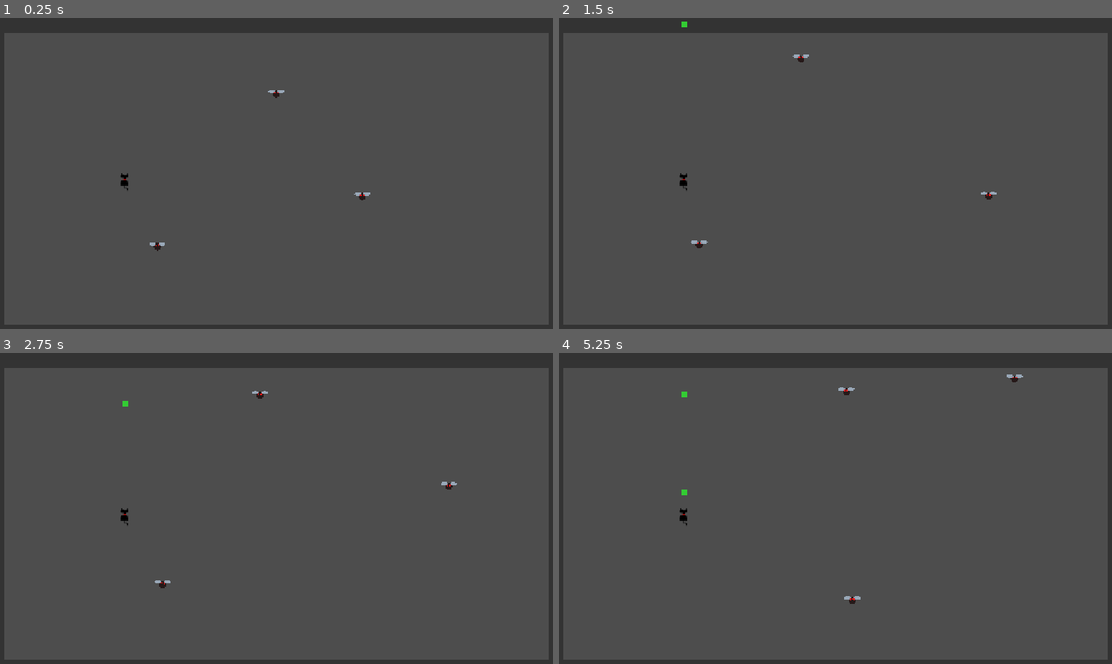
Above: before the commit, frames 1-4 (two rows, left to right).
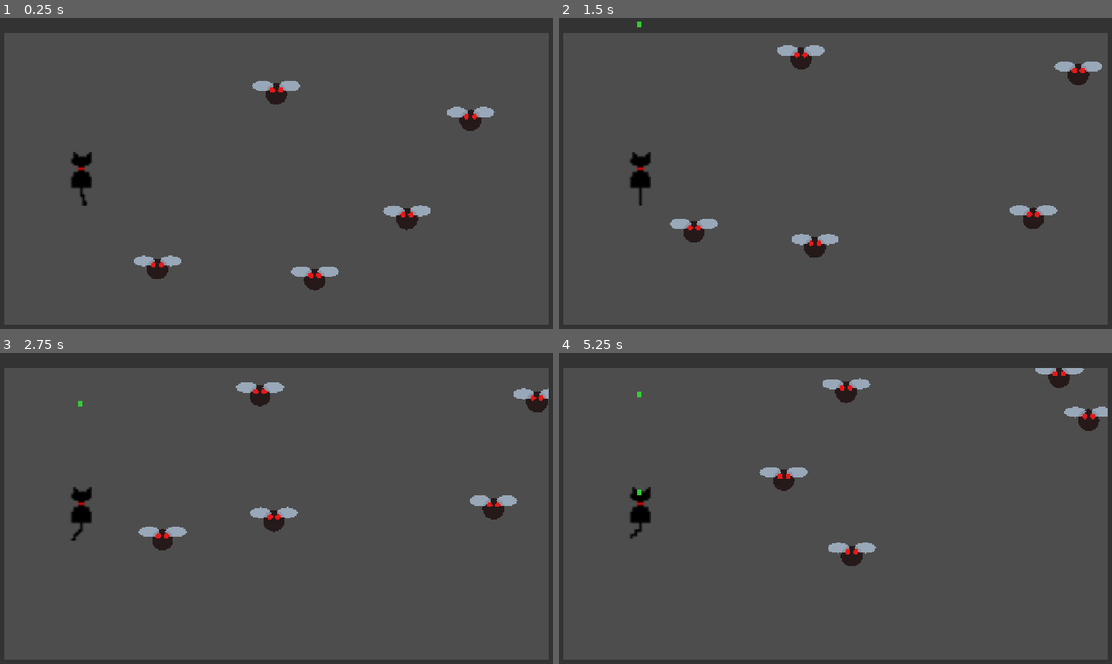
Above: after the commit, the same moments.

Repository: christophertrev/cat-game
Game: Godot game, scene res://scenes/level_test.tscn
The game is run twice, just before and just after one commit, with the same random seed, the same clock (stepped at 60 frames per second) and the same inputs.
Inputs:
- Up to frame 1 (0.25 s): no input
- Up to frame 2 (1.5 s): tap Enter (p2_action) at 0.5, 0.8, 1.35 s; tap Space (p1_action) at 0.6 s
- Up to frame 3 (2.75 s): tap Space (p1_action) at 1.55, 2.1 s; tap Enter (p2_action) at 2.3 s
- Up to frame 4 (5.25 s): tap Enter (p2_action) at 2.85, 3.8, 4.35 s; tap Space (p1_action) at 3.05, 3.6, 4.55, 5.1 s

The runs differ from the first frame. In frame 1, 2.4% of the frame differs, in the area x 12-90%, y 20-88%; in frame 2, 2.4%, in the area x 12-99%, y 1-78%; in frame 3, 2.4%; in frame 4, 2.4%.

Commit message:
working cat lvl

Diff:
--- a/scenes/fly.tscn
+++ b/scenes/fly.tscn
@@ -6,6 +6,7 @@
 radius = 24.0
 
 [node name="Fly" type="Area2D"]
+scale = Vector2(3.0, 3.0)
 script = ExtResource("1")
 
 [node name="CollisionShape2D" type="CollisionShape2D" parent="."]
--- a/scenes/level_test.tscn
+++ b/scenes/level_test.tscn
@@ -20,16 +20,22 @@
 script = ExtResource("3")
 
 [node name="Player" parent="." instance=ExtResource("1")]
-position = Vector2(300, 360)
+position = Vector2(200, 360)
 
 [node name="Fly1" parent="." instance=ExtResource("2")]
 position = Vector2(640, 200)
 
 [node name="Fly2" parent="." instance=ExtResource("2")]
-position = Vector2(800, 400)
+position = Vector2(900, 450)
 
 [node name="Fly3" parent="." instance=ExtResource("2")]
-position = Vector2(400, 500)
+position = Vector2(400, 550)
+
+[node name="Fly4" parent="." instance=ExtResource("2")]
+position = Vector2(1050, 250)
+
+[node name="Fly5" parent="." instance=ExtResource("2")]
+position = Vector2(750, 600)
 
 [node name="WallTop" type="StaticBody2D" parent="."]
 position = Vector2(640, 16)
--- a/scenes/player.tscn
+++ b/scenes/player.tscn
@@ -2,9 +2,109 @@
 
 [ext_resource type="Script" uid="uid://bksbva5s1icvt" path="res://scripts/player.gd" id="1"]
 [ext_resource type="Texture2D" uid="uid://cbxm7roa8q3ng" path="res://assets/New Piskel.png" id="2_g2els"]
+[ext_resource type="Texture2D" uid="uid://bc42ibd2d0by4" path="res://assets/zuko-animation.png" id="3_qhqgy"]
 
 [sub_resource type="CircleShape2D" id="1"]
-radius = 16.0
+radius = 28.0
+
+[sub_resource type="AtlasTexture" id="AtlasTexture_dqkch"]
+atlas = ExtResource("3_qhqgy")
+region = Rect2(0, 0, 32, 32)
+
+[sub_resource type="AtlasTexture" id="AtlasTexture_qlg0r"]
+atlas = ExtResource("3_qhqgy")
+region = Rect2(32, 0, 32, 32)
+
+[sub_resource type="AtlasTexture" id="AtlasTexture_tuyoq"]
+atlas = ExtResource("3_qhqgy")
+region = Rect2(64, 0, 32, 32)
+
+[sub_resource type="AtlasTexture" id="AtlasTexture_fjrip"]
+atlas = ExtResource("3_qhqgy")
+region = Rect2(96, 0, 32, 32)
+
+[sub_resource type="AtlasTexture" id="AtlasTexture_smehm"]
+atlas = ExtResource("3_qhqgy")
+region = Rect2(0, 32, 32, 32)
+
+[sub_resource type="AtlasTexture" id="AtlasTexture_ur7pv"]
+atlas = ExtResource("3_qhqgy")
+region = Rect2(32, 32, 32, 32)
+
+[sub_resource type="AtlasTexture" id="AtlasTexture_y4r1p"]
+atlas = ExtResource("3_qhqgy")
+region = Rect2(64, 32, 32, 32)
+
+[sub_resource type="AtlasTexture" id="AtlasTexture_d2wvv"]
+atlas = ExtResource("3_qhqgy")
+region = Rect2(96, 32, 32, 32)
+
+[sub_resource type="AtlasTexture" id="AtlasTexture_3v2ag"]
+atlas = ExtResource("3_qhqgy")
+region = Rect2(0, 64, 32, 32)
+
+[sub_resource type="AtlasTexture" id="AtlasTexture_jej6c"]
+atlas = ExtResource("3_qhqgy")
+region = Rect2(32, 64, 32, 32)
+
+[sub_resource type="AtlasTexture" id="AtlasTexture_f1ej7"]
+atlas = ExtResource("3_qhqgy")
+region = Rect2(64, 64, 32, 32)
+
+[sub_resource type="AtlasTexture" id="AtlasTexture_oprun"]
+atlas = ExtResource("3_qhqgy")
+region = Rect2(96, 64, 32, 32)
+
+[sub_resource type="AtlasTexture" id="AtlasTexture_a8ls1"]
+atlas = ExtResource("3_qhqgy")
+region = Rect2(0, 96, 32, 32)
+
+[sub_resource type="SpriteFrames" id="SpriteFrames_qfm1y"]
+animations = [{
+"frames": [{
+"duration": 1.0,
+"texture": SubResource("AtlasTexture_dqkch")
+}, {
+"duration": 1.0,
+"texture": SubResource("AtlasTexture_qlg0r")
+}, {
+"duration": 1.0,
+"texture": SubResource("AtlasTexture_tuyoq")
+}, {
+"duration": 1.0,
+"texture": SubResource("AtlasTexture_fjrip")
+}, {
+"duration": 1.0,
+"texture": SubResource("AtlasTexture_smehm")
+}, {
+"duration": 1.0,
+"texture": SubResource("AtlasTexture_ur7pv")
+}, {
+"duration": 1.0,
+"texture": SubResource("AtlasTexture_y4r1p")
+}, {
+"duration": 1.0,
+"texture": SubResource("AtlasTexture_d2wvv")
+}, {
+"duration": 1.0,
+"texture": SubResource("AtlasTexture_3v2ag")
+}, {
+"duration": 1.0,
+"texture": SubResource("AtlasTexture_jej6c")
+}, {
+"duration": 1.0,
+"texture": SubResource("AtlasTexture_f1ej7")
+}, {
+"duration": 1.0,
+"texture": SubResource("AtlasTexture_oprun")
+}, {
+"duration": 1.0,
+"texture": SubResource("AtlasTexture_a8ls1")
+}],
+"loop": true,
+"name": &"default",
+"speed": 11.0
+}]
 
 [node name="Player" type="CharacterBody2D" unique_id=1207697465]
 script = ExtResource("1")
@@ -13,6 +113,12 @@
 shape = SubResource("1")
 
 [node name="Sprite2D" type="Sprite2D" parent="." unique_id=1722974775]
+visible = false
 position = Vector2(-2.0000024, 8)
 scale = Vector2(1.875, 1.6564416)
 texture = ExtResource("2_g2els")
+
+[node name="AnimatedSprite2D" type="AnimatedSprite2D" parent="." unique_id=2122485981]
+scale = Vector2(5.0, 5.0)
+sprite_frames = SubResource("SpriteFrames_qfm1y")
+frame_progress = 0.16094762
--- a/scripts/fly.gd
+++ b/scripts/fly.gd
@@ -69,6 +69,14 @@
 		# Break free — resume buzzing
 		state = State.BUZZING
 		_pick_new_direction()
+		return
+
+	# Check if any cat is close enough to eat the fly
+	for cat in get_tree().get_nodes_in_group("cats"):
+		var dist: float = global_position.distance_to(cat.global_position)
+		if dist < 60.0:
+			die()
+			return
 
 func _pick_new_direction() -> void:
 	var angle = randf() * TAU
@@ -91,12 +99,7 @@
 		die()
 
 func die() -> void:
-	var level = get_parent()
-	if level.has_method("fly_died"):
-		queue_free()
-		level.fly_died()
-	else:
-		queue_free()
+	queue_free()
 
 func _draw() -> void:
 	var body_color := Color(0.15, 0.1, 0.1)
--- a/scripts/level.gd
+++ b/scripts/level.gd
@@ -2,21 +2,29 @@
 
 @onready var win_screen: CanvasLayer = $WinScreen
 
+var game_over: bool = false
+
 func _ready() -> void:
 	win_screen.hide()
-	check_flies()
 
-func fly_died() -> void:
-	check_flies()
+func _process(_delta: float) -> void:
+	if game_over:
+		# Allow restart with Enter or Space when win screen is showing
+		if Input.is_action_just_pressed("p1_action") or Input.is_action_just_pressed("p2_action"):
+			restart()
+		return
 
-func check_flies() -> void:
-	# Count remaining flies in the scene
 	var flies = get_tree().get_nodes_in_group("flies")
 	if flies.size() == 0:
-		show_win_screen()
-
-func show_win_screen() -> void:
-	win_screen.show()
+		game_over = true
+		win_screen.show()
+		# Release mouse focus so the button is clickable
+		Input.mouse_mode = Input.MOUSE_MODE_VISIBLE
 
 func _on_restart_pressed() -> void:
+	restart()
+
+func restart() -> void:
+	game_over = false
+	Input.mouse_mode = Input.MOUSE_MODE_VISIBLE
 	get_tree().reload_current_scene()
--- a/scripts/player.gd
+++ b/scripts/player.gd
@@ -1,19 +1,19 @@
 extends CharacterBody2D
 
 @export var player_id: int = 1
-@export var body_color: Color = Color(0.1, 0.1, 0.1)  # black cat
 
 const SPEED: float = 200.0
 const SHOOT_COOLDOWN: float = 0.3
 
 var facing: Vector2 = Vector2.UP
 var shoot_timer: float = 0.0
-@onready var sprite: Sprite2D = $Sprite2D
 
+@onready var anim: AnimatedSprite2D = $AnimatedSprite2D
 @onready var projectile_scene: PackedScene = preload("res://scenes/projectile.tscn")
 
 func _ready() -> void:
 	add_to_group("cats")
+	anim.play("default")
 
 func _physics_process(delta: float) -> void:
 	shoot_timer -= delta
@@ -27,10 +27,8 @@
 	move_and_slide()
 
 	if direction != Vector2.ZERO:
-		var old_facing = facing
 		facing = direction
-		if facing != old_facing:
-			sprite.rotation = facing.angle() + (PI/2)
+		anim.rotation = facing.angle() + (PI / 2)
 
 	if Input.is_action_just_pressed("p%d_action" % player_id) and shoot_timer <= 0.0:
 		shoot()
@@ -41,80 +39,3 @@
 	projectile.direction = facing
 	projectile.position = global_position
 	get_parent().add_child(projectile)
-
-func ___draw() -> void:
-	var f := facing.normalized()
-	var perp := Vector2(-f.y, f.x)  # perpendicular to facing
-
-	# --- Body ---
-	draw_circle(Vector2.ZERO, 14, body_color)
-
-	# --- Head --- (offset in facing direction)
-	var head_center := f * 14
-	draw_circle(head_center, 10, body_color)
-
-	# --- Ears --- (triangles on top of head, angled outward)
-	var ear_size := 7.0
-	for side in [-1, 1]:
-		var s := float(side)
-		var ear_base_center: Vector2 = head_center + perp * s * 7
-		var ear_tip: Vector2 = ear_base_center + f * ear_size + perp * s * 3
-		var ear_left: Vector2 = ear_base_center + perp * s * 4
-		var ear_right: Vector2 = ear_base_center - perp * s * 2
-		draw_colored_polygon(
-			PackedVector2Array([ear_left, ear_right, ear_tip]),
-			body_color
-		)
-		# Inner ear — pink
-		var inner_tip: Vector2 = ear_base_center + f * (ear_size * 0.6) + perp * s * 2
-		var inner_left: Vector2 = ear_base_center + perp * s * 2.5
-		var inner_right: Vector2 = ear_base_center - perp * s * 0.5
-		draw_colored_polygon(
-			PackedVector2Array([inner_left, inner_right, inner_tip]),
-			Color(1.0, 0.6, 0.7)
-		)
-
-	# --- Eyes ---
-	var eye_offset := 4.0
-	var eye_pos_l := head_center + perp * eye_offset + f * 2
-	var eye_pos_r := head_center - perp * eye_offset + f * 2
-	draw_circle(eye_pos_l, 2.5, Color(0.1, 0.8, 0.1))  # green eyes
-	draw_circle(eye_pos_r, 2.5, Color(0.1, 0.8, 0.1))
-	# Pupils
-	draw_circle(eye_pos_l, 1.0, Color(0, 0, 0))
-	draw_circle(eye_pos_r, 1.0, Color(0, 0, 0))
-
-	# --- Nose ---
-	var nose_pos := head_center + f * 8
-	draw_circle(nose_pos, 2.0, Color(1.0, 0.5, 0.6))
-
-	# --- Whiskers ---
-	var whisker_color := Color(1, 1, 1, 0.8)
-	for side in [-1, 1]:
-		var s := float(side)
-		var base: Vector2 = head_center + perp * s * 3 + f * 5
-		for i in range(3):
-			var angle_offset := (i - 1) * 0.3
-			var whisker_dir: Vector2 = (perp * s).rotated(angle_offset)
-			draw_line(base, base + whisker_dir * 12, whisker_color, 0.8)
-
-	# --- Red collar ---
-	# Arc around the neck between body and head
-	var collar_center := f * 6
-	var collar_radius := 10.0
-	var arc_start := atan2(-f.x, f.y) - PI * 0.6
-	var arc_end := atan2(-f.x, f.y) + PI * 0.6
-	var steps := 12
-	for i in range(steps):
-		var a1 := arc_start + (arc_end - arc_start) * i / steps
-		var a2 := arc_start + (arc_end - arc_start) * (i + 1) / steps
-		var p1 := collar_center + Vector2(cos(a1), sin(a1)) * collar_radius
-		var p2 := collar_center + Vector2(cos(a2), sin(a2)) * collar_radius
-		draw_line(p1, p2, Color(0.9, 0.1, 0.1), 3.0)
-	# Collar tag — small yellow circle
-	var tag_angle := atan2(-f.x, f.y)
-	var tag_pos := collar_center + Vector2(cos(tag_angle), sin(tag_angle)) * collar_radius
-	draw_circle(tag_pos, 3.0, Color(1.0, 0.85, 0.0))
-
-func colllar_points_add(_arr: PackedVector2Array, _c: Vector2, _r: float, _a: float) -> void:
-	pass  # helper stub, actual drawing done inline above
Binary file added: assets/zuko-animation.png
Not shown, added: assets/zuko-animation.png.import
